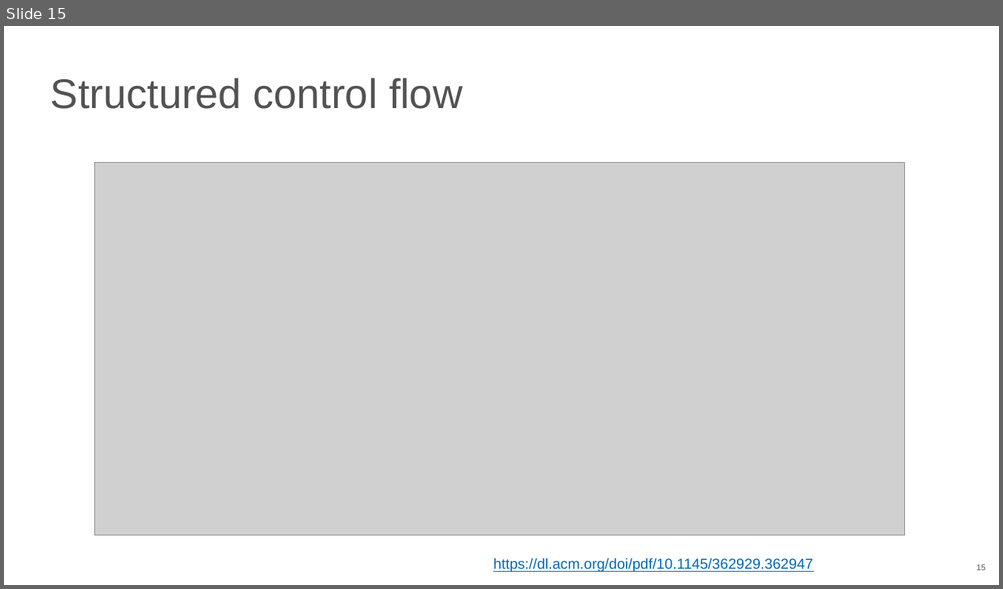
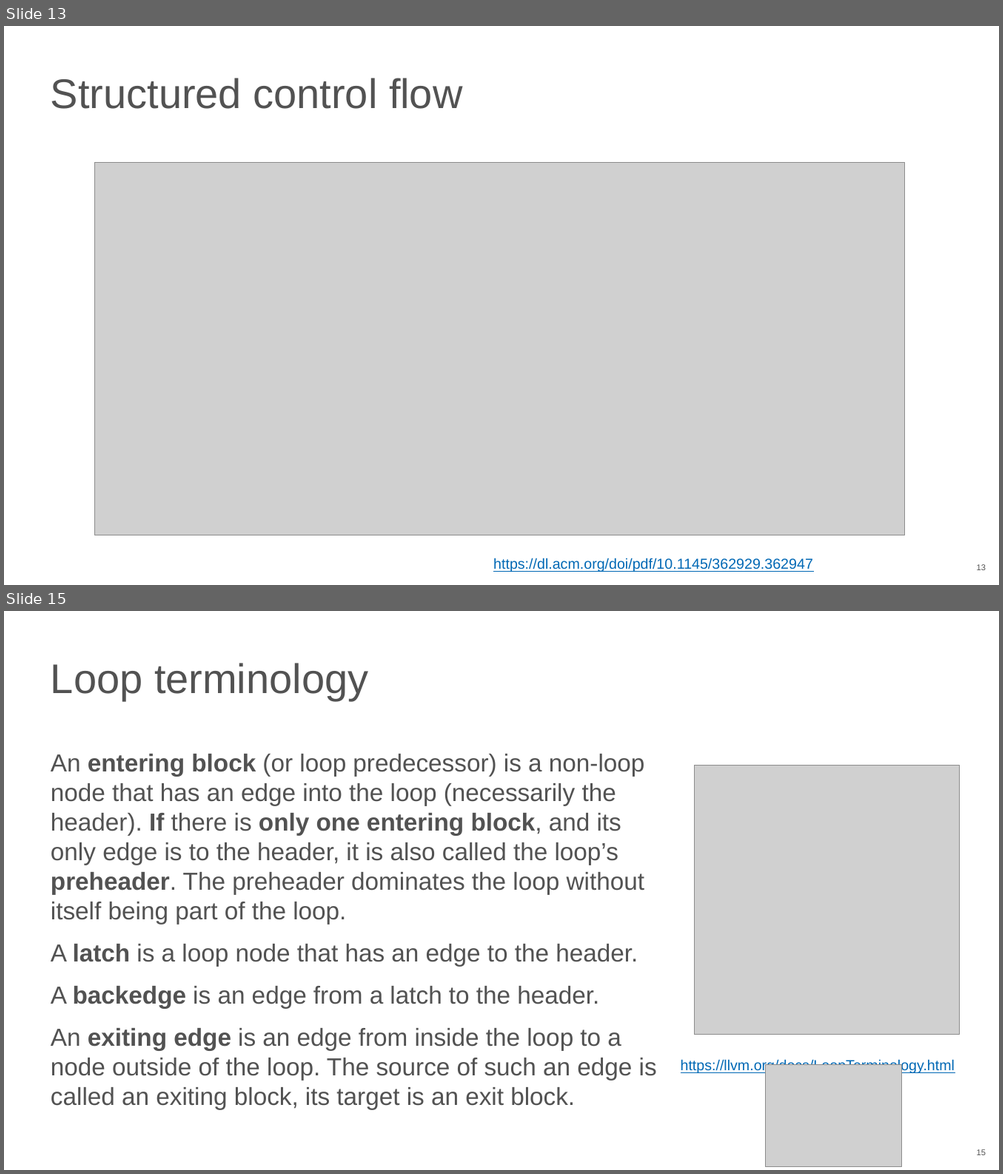
Before and after one commit to NN-complr-tech/Complr-course-lectures, a slide deck: 06-Optimizations-2.pptx. Shown one above the other, each under a label of ours: slide 15 before the commit, slides 13 and 15 after it; the slides between them are not shown. The pictures are 1003x589 and 1003x1174 pixels, drawn with LibreOffice and Linux fonts; fonts in the diff are those of the drawing; grey boxes stand for pictures. Boxes give left, top, right and bottom in pixels: in the first picture for what was removed or moved away, otherwise in the second. Text is boxed around its words. In the diff, an @@ line names an element or a change of style, - is before the commit and + after.

```diff
--- a/06-Optimizations-2.pptx
+++ b/06-Optimizations-2.pptx
@@ slide 15 added at (4,611,999,1170), background #FFFFFF; not listed: 1 template element that a slide beside it also shows @@
@@ title added at (51,663,368,701), 40 pt, text #525252 @@
+Loop terminology
@@ text added at (51,754,657,1110), 23.8 pt, text #525252 @@
+An entering block (or loop predecessor) is a non-loop node that has an edge into the loop (necessarily the header). If there is only one entering block, and its only edge is to the header, it is also called the loop’s preheader. The preheader dominates the loop without itself being part of the loop.
+A latch is a loop node that has an edge to the header.
+A backedge is an edge from a latch to the header.
+An exiting edge is an edge from inside the loop to a node outside of the loop. The source of such an edge is called an exiting block, its target is an exit block.
@@ picture added at (694,766,959,1035) @@
@@ text added at (680,1059,954,1074), 14 pt, text #0068B5, underline @@
+https://llvm.org/docs/LoopTerminology.html
@@ picture added at (765,1065,902,1167) @@
@@ what was slide 15 is now slide 13 @@
@@ page number at (976,565,985,571): text changed @@
-15
+13
```
Also in this commit, not shown: 6 slides changed, 5 other slides added.
